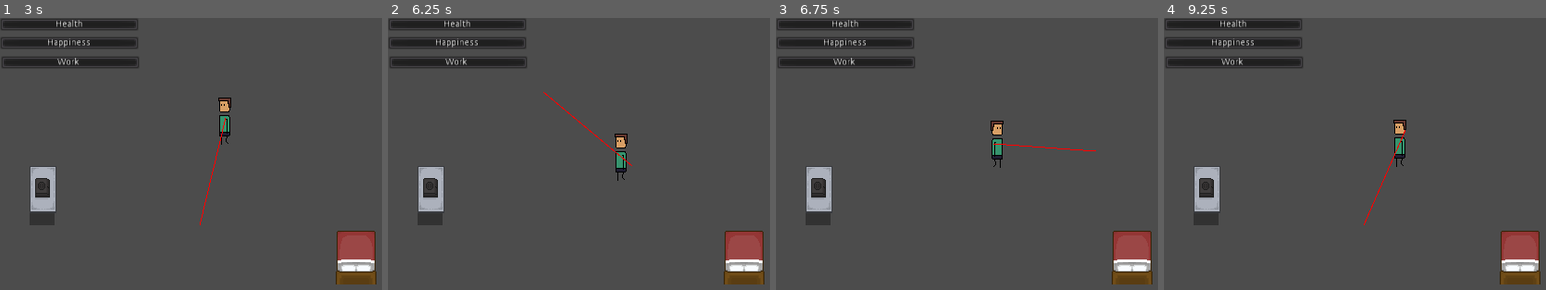
Above: before the commit, frames 1-4 (left to right).
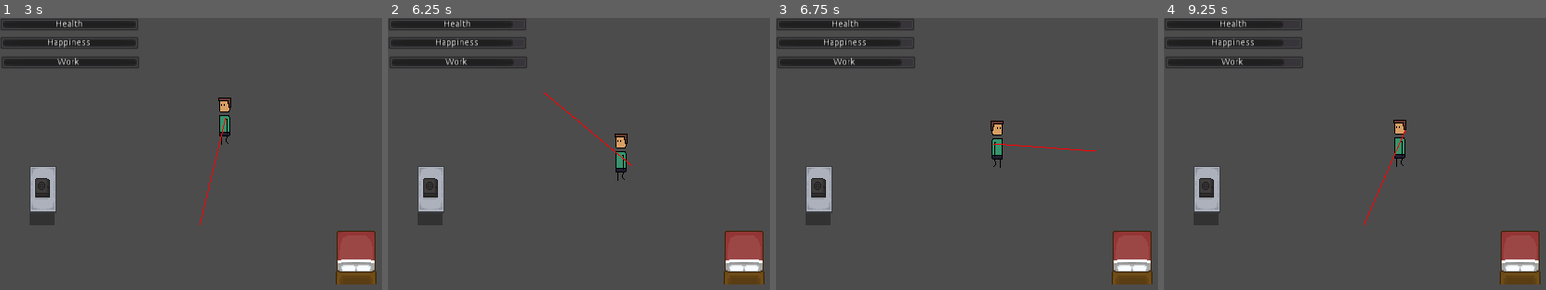
Above: after the commit, the same moments.

Repository: sun-wise-man/work-from-home
Game: Godot game, scene res://scenes/main.tscn
Same seed, same stepped clock (60 frames per second), same inputs: the game is played once before the commit and once after it.
Inputs (mouse positions are in pixels of both pictures, inside the frame that each line leads up to):
- Up to frame 1 (3 s): tap Enter at 0.5 s; move the mouse to (320, 151) at 0.52 s; click (320, 151) at 0.67 s; move the mouse to (133, 181) at 1.27 s; click (133, 181) at 1.42 s; move the mouse to (267, 99) at 2.02 s; click (267, 99) at 2.17 s; move the mouse to (198, 224) at 2.77 s; click (198, 224) at 2.92 s
- Up to frame 2 (6.25 s): move the mouse to (743, 211) at 3.52 s; click (743, 211) at 3.67 s; move the mouse to (475, 121) at 4.27 s; click (475, 121) at 4.42 s; move the mouse to (632, 164) at 5.02 s; click (632, 164) at 5.17 s; move the mouse to (544, 91) at 5.77 s; click (544, 91) at 5.92 s
- Up to frame 3 (6.75 s): move the mouse to (1096, 151) at 6.52 s; click (1096, 151) at 6.67 s
- Up to frame 4 (9.25 s): move the mouse to (1297, 181) at 7.27 s; click (1297, 181) at 7.42 s; move the mouse to (1431, 99) at 8.02 s; click (1431, 99) at 8.17 s; move the mouse to (1362, 224) at 8.77 s; click (1362, 224) at 8.92 s

Frame 1 is identical in both runs. In frame 2, 0.1% of the frame differs, in the area x 32-36%, y 1-18%; in frame 3, 0.1%; in frame 4, 0.2%, in the area x 31-36%, y 1-18%.

Commit message:
Add activity action

Diff:
--- /dev/null
+++ b/scenes/Activity.gd
@@ -0,0 +1,12 @@
+extends Node
+
+export (String) var activity_name
+export (int) var activity_gain
+
+
+func _on_Area2D_mouse_entered():
+	get_parent().get_activity_hover(activity_name, activity_gain)
+
+
+func _on_Area2D_mouse_exited():
+	get_parent().get_activity_hover("null", 0)
--- a/scenes/Main.gd
+++ b/scenes/Main.gd
@@ -1,12 +1,27 @@
 extends Node2D
 
+
+export (float) var seconds_per_hour = 10.0
 signal hour_pass
 var timer
 var time_coroutine
+var activity_hover : String
+var activity_gain_hover : int
+var activity_fix : String
+var activity_gain_fix : int
+var is_working : bool = false
 
 func _input(event):
 	if event is InputEventMouseButton:
 		if event.button_index == BUTTON_LEFT and event.pressed:
+			is_working = false
+			reset_element_decrease()
+			if activity_hover != "null":
+				activity_fix = activity_hover
+				activity_gain_fix = activity_gain_hover
+			else:
+				activity_fix = "null"
+				activity_gain_fix = 0
 			var path = $Navigation2D.get_simple_path($Player.position, event.position)
 			$Player.take_path(path)
 			$Line2D.points = path
@@ -16,5 +31,32 @@
 
 func time_moving():
 	while true:
-		yield(get_tree().create_timer(10.0), "timeout")
+		yield(get_tree().create_timer(seconds_per_hour), "timeout")
 		emit_signal("hour_pass")
+
+func get_activity_hover(activity_name, gain):
+	activity_hover = activity_name
+	activity_gain_hover = gain
+
+
+func _on_Player_path_done():
+	if activity_fix != "null":
+		is_working = true
+
+
+func _on_World_hour_pass():
+	if is_working:
+		if activity_fix == "Health":
+			$HealthBar.value += activity_gain_fix
+			$HealthBar.is_decreasing = false
+		elif activity_fix == "Happiness":
+			$HappinessBar.value += activity_gain_fix
+			$HappinessBar.is_decreasing = false
+		elif activity_fix == "Work":
+			$WorkBar.value += activity_gain_fix
+			$WorkBar.is_decreasing = false
+
+func reset_element_decrease():
+	$HealthBar.is_decreasing = true
+	$HappinessBar.is_decreasing = true
+	$WorkBar.is_decreasing = true
--- a/scenes/action_movement.gd
+++ b/scenes/action_movement.gd
@@ -3,6 +3,7 @@
 export (int) var speed = 50
 
 var idle = true
+signal path_done
 
 # Untuk menyimpan runtutan perjalanan
 var path : = PoolVector2Array()
@@ -23,6 +24,7 @@
 			path.remove(0)
 			if path.size() == 0:
 				$AnimatedSprite.play("idle")
+				emit_signal("path_done")
 			flip_char()
 		# Update the distance to walk
 		distance_to_walk -= distance_to_next_point
--- a/scenes/main.tscn
+++ b/scenes/main.tscn
@@ -12,6 +12,7 @@
 [ext_resource path="res://scenes/Main.gd" type="Script" id=10]
 [ext_resource path="res://scenes/ElementBar.gd" type="Script" id=11]
 [ext_resource path="res://scenes/interactable.tres" type="TileSet" id=12]
+[ext_resource path="res://scenes/Activity.gd" type="Script" id=13]
 
 [sub_resource type="SpriteFrames" id=1]
 animations = [ {
@@ -34,8 +35,15 @@
 polygons = [ PoolIntArray( 0, 1, 2, 3 ), PoolIntArray( 4, 0, 3, 5, 6 ), PoolIntArray( 6, 7, 4 ), PoolIntArray( 8, 6, 5, 9 ), PoolIntArray( 9, 10, 11, 8 ) ]
 outlines = [ PoolVector2Array( 0.561279, 318.316, 0.547855, 209.557, 71.5613, 209.316, 71.5613, 148.316, 0.561279, 148.316, 1.08777, 1.11211, 480.576, -0.775627, 480.561, 318.316, 415.561, 317.316, 415.561, 214.316, 356.561, 214.316, 355.561, 318.316 ) ]
 
+[sub_resource type="RectangleShape2D" id=4]
+extents = Vector2( 22.928, 34.3047 )
+
+[sub_resource type="RectangleShape2D" id=5]
+extents = Vector2( 30.0071, 33.3608 )
+
 [node name="World" type="Node2D"]
 script = ExtResource( 10 )
+seconds_per_hour = 3.0
 
 [node name="Player" type="KinematicBody2D" parent="."]
 position = Vector2( 203.727, 84.1845 )
@@ -134,6 +142,34 @@
 cell_size = Vector2( 32, 32 )
 format = 1
 tile_data = PoolIntArray( 327681, 0, 0, 393217, 1, 0, 458763, 2, 0, 458764, 3, 0, 524299, 4, 0, 524300, 5, 0 )
+
+[node name="Activity" type="Node" parent="."]
+script = ExtResource( 13 )
+activity_name = "Happiness"
+activity_gain = 4
+
+[node name="Area2D" type="Area2D" parent="Activity"]
+position = Vector2( 45.1076, 187.448 )
+
+[node name="CollisionShape2D" type="CollisionShape2D" parent="Activity/Area2D"]
+shape = SubResource( 4 )
+
+[node name="Activity2" type="Node" parent="."]
+script = ExtResource( 13 )
+activity_name = "Health"
+activity_gain = 4
+
+[node name="Area2D" type="Area2D" parent="Activity2"]
+position = Vector2( 385.846, 259.182 )
+
+[node name="CollisionShape2D" type="CollisionShape2D" parent="Activity2/Area2D"]
+shape = SubResource( 5 )
+[connection signal="hour_pass" from="." to="HealthBar" method="_on_World_hour_pass"]
+[connection signal="hour_pass" from="." to="HappinessBar" method="_on_World_hour_pass"]
 [connection signal="hour_pass" from="." to="WorkBar" method="_on_World_hour_pass"]
-[connection signal="hour_pass" from="." to="HappinessBar" method="_on_World_hour_pass"]
-[connection signal="hour_pass" from="." to="HealthBar" method="_on_World_hour_pass"]
+[connection signal="hour_pass" from="." to="." method="_on_World_hour_pass"]
+[connection signal="path_done" from="Player" to="." method="_on_Player_path_done"]
+[connection signal="mouse_entered" from="Activity/Area2D" to="Activity" method="_on_Area2D_mouse_entered"]
+[connection signal="mouse_exited" from="Activity/Area2D" to="Activity" method="_on_Area2D_mouse_exited"]
+[connection signal="mouse_entered" from="Activity2/Area2D" to="Activity2" method="_on_Area2D_mouse_entered"]
+[connection signal="mouse_exited" from="Activity2/Area2D" to="Activity2" method="_on_Area2D_mouse_exited"]
Not shown: 1 places in scenes/main.tscn that only renumber resources
